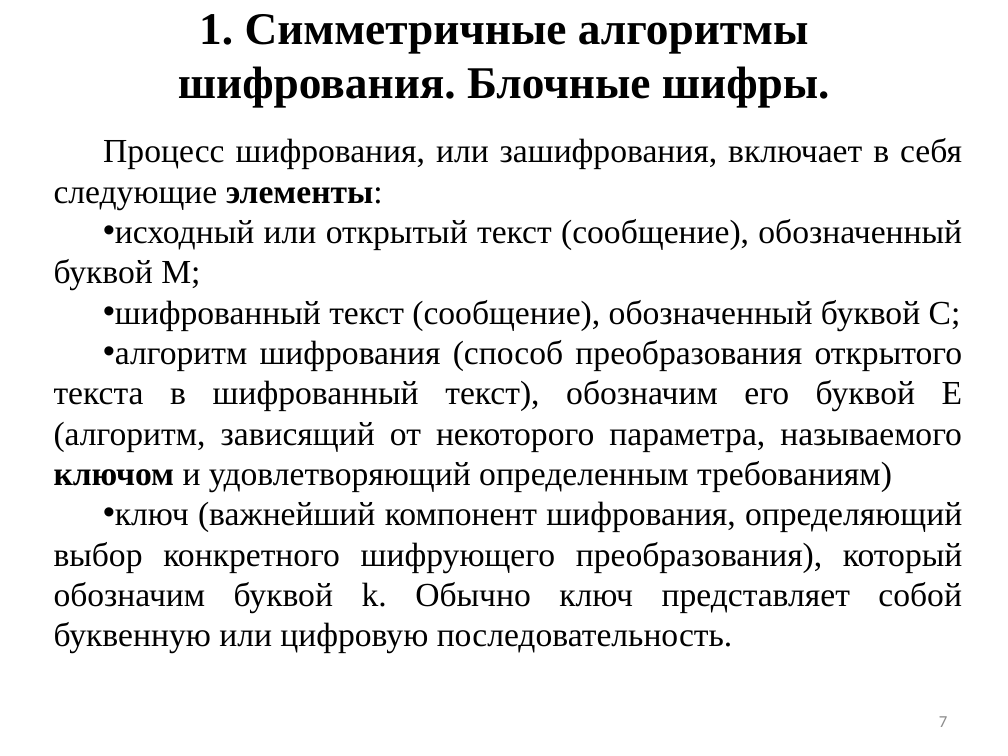
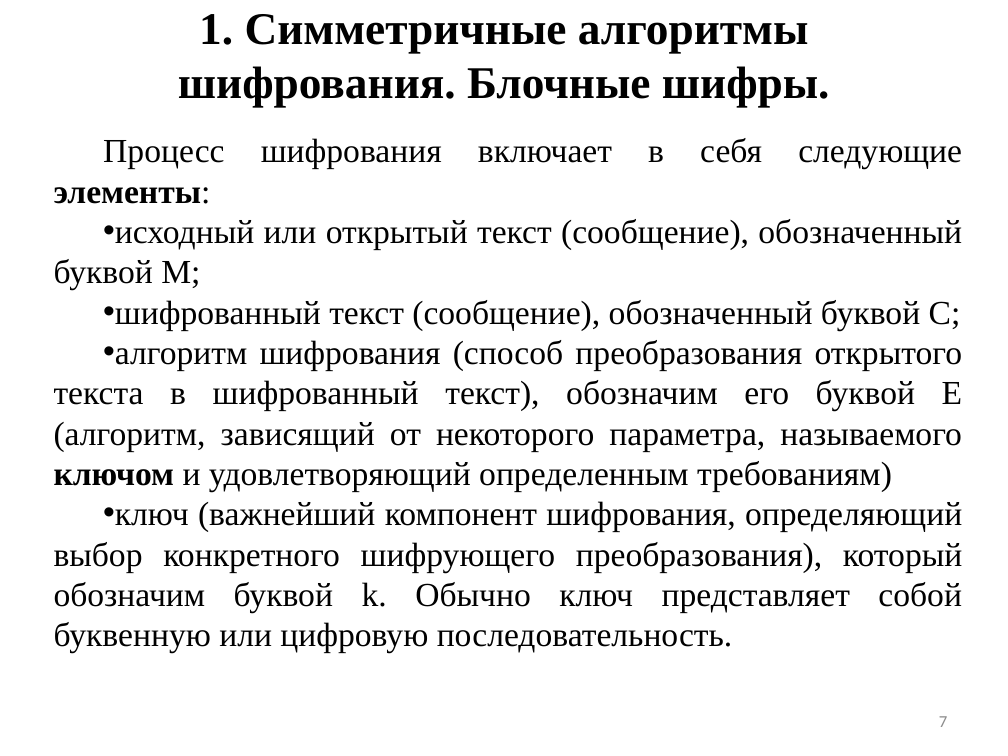
Before and after one commit to dimentoor/university_course, a slide deck: slide 7 of lectures/Лекция_4_Симметричное_шифрование_Протокол_Диффи_Хелмана.pptx. Drawn at 1008x756 pixels with LibreOffice and Linux fonts; fonts in the diff are those of the drawing. Boxes give left, top, right and bottom in pixels: in the first picture for what was removed or moved away, otherwise in the second. Text is boxed around its words. In the diff, an @@ line names an element or a change of style, - is before the commit and + after.

```diff
--- a/lectures/Лекция_4_Симметричное_шифрование_Протокол_Диффи_Хелмана.pptx
+++ b/lectures/Лекция_4_Симметричное_шифрование_Протокол_Диффи_Хелмана.pptx
@@ text at (54, 138, 962, 204): text changed @@
-Процесс шифрования, или зашифрования, включает в себя следующие элементы:
+Процесс шифрования включает в себя следующие элементы:
```
Also in this commit, not shown: 5 other slides changed, 1 other file.
